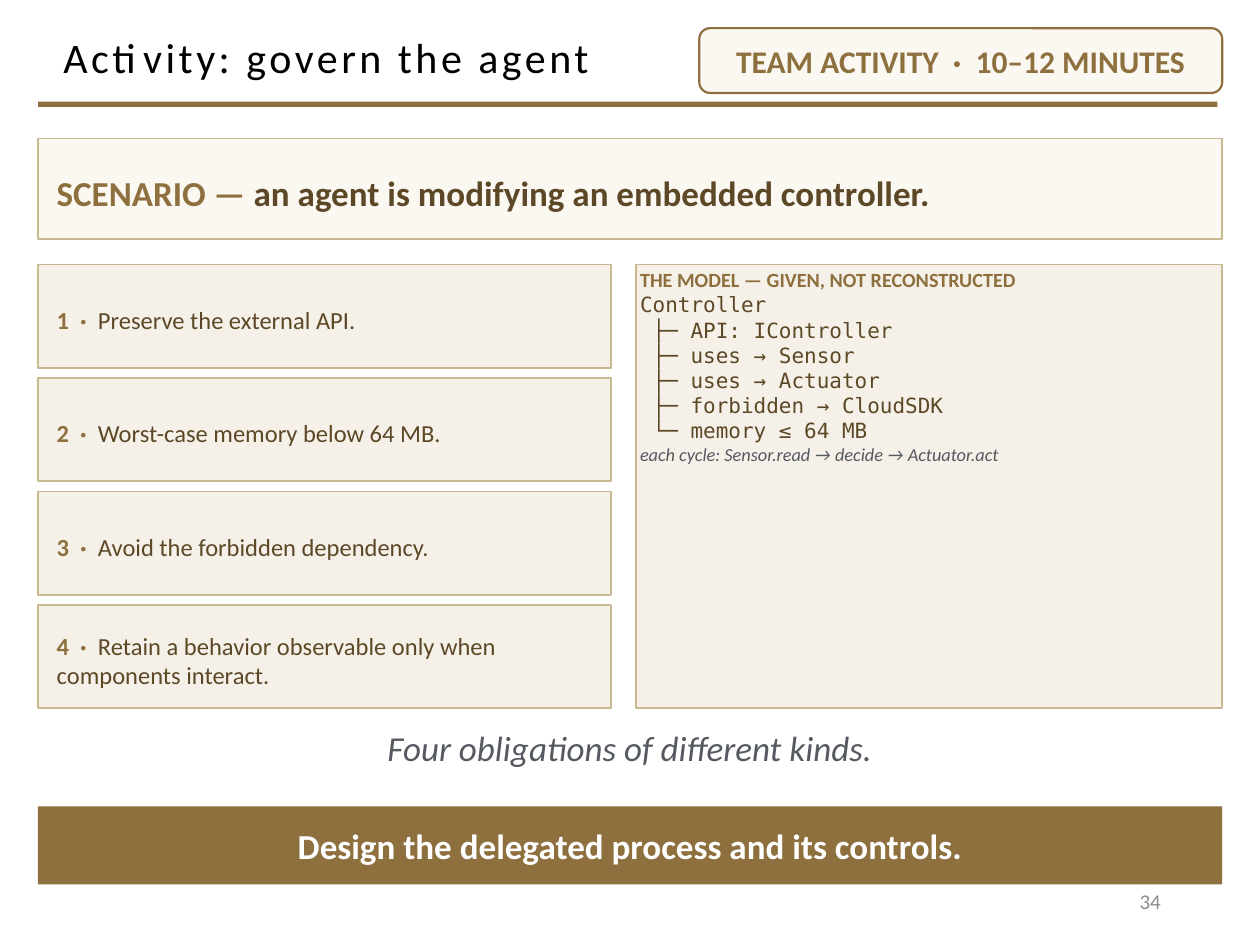
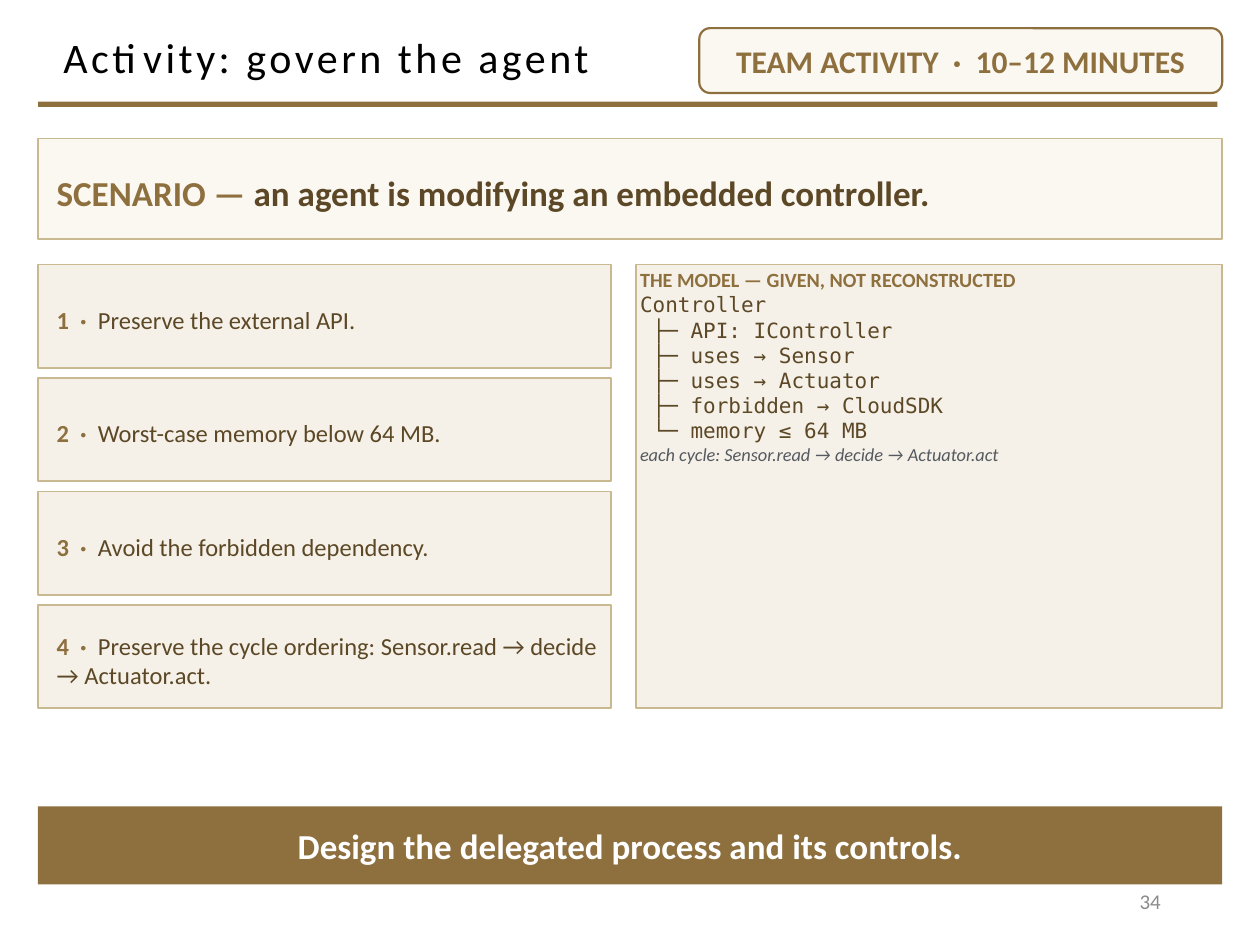
Before and after one commit to davisjam/model-based-agentic-software-engineering, a slide deck: slide 34 of course/lectures/act-2-delegation-and-control/03-alignment/2-3-Alignment.pptx. Drawn at 1260x945 pixels with LibreOffice and Linux fonts; fonts in the diff are those of the drawing; background and template pictures are left out. Boxes give left, top, right and bottom in pixels: in the first picture for what was removed or moved away, otherwise in the second. Text is boxed around its words. In the diff, an @@ line names an element or a change of style, - is before the commit and + after.

```diff
--- a/course/lectures/act-2-delegation-and-control/03-alignment/2-3-Alignment.pptx
+++ b/course/lectures/act-2-delegation-and-control/03-alignment/2-3-Alignment.pptx
@@ text in rectangle at [57,638,596,684]: text changed @@
-4 · Retain a behavior observable only when components interact.
+4 · Preserve the cycle ordering: Sensor.read → decide → Actuator.act.
@@ text removed at [387,736,871,767] @@
-Four obligations of different kinds.
```
Also in this commit, not shown: 1 other slide changed.
